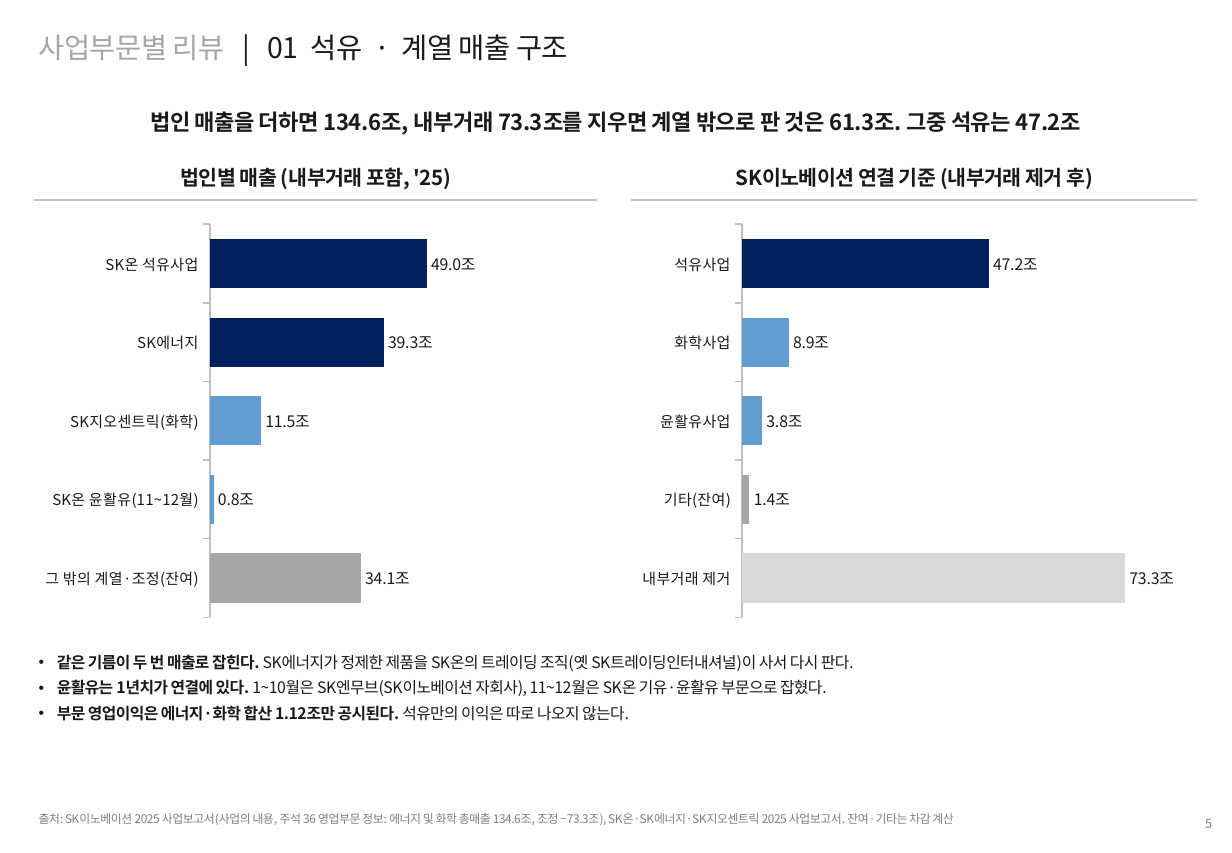
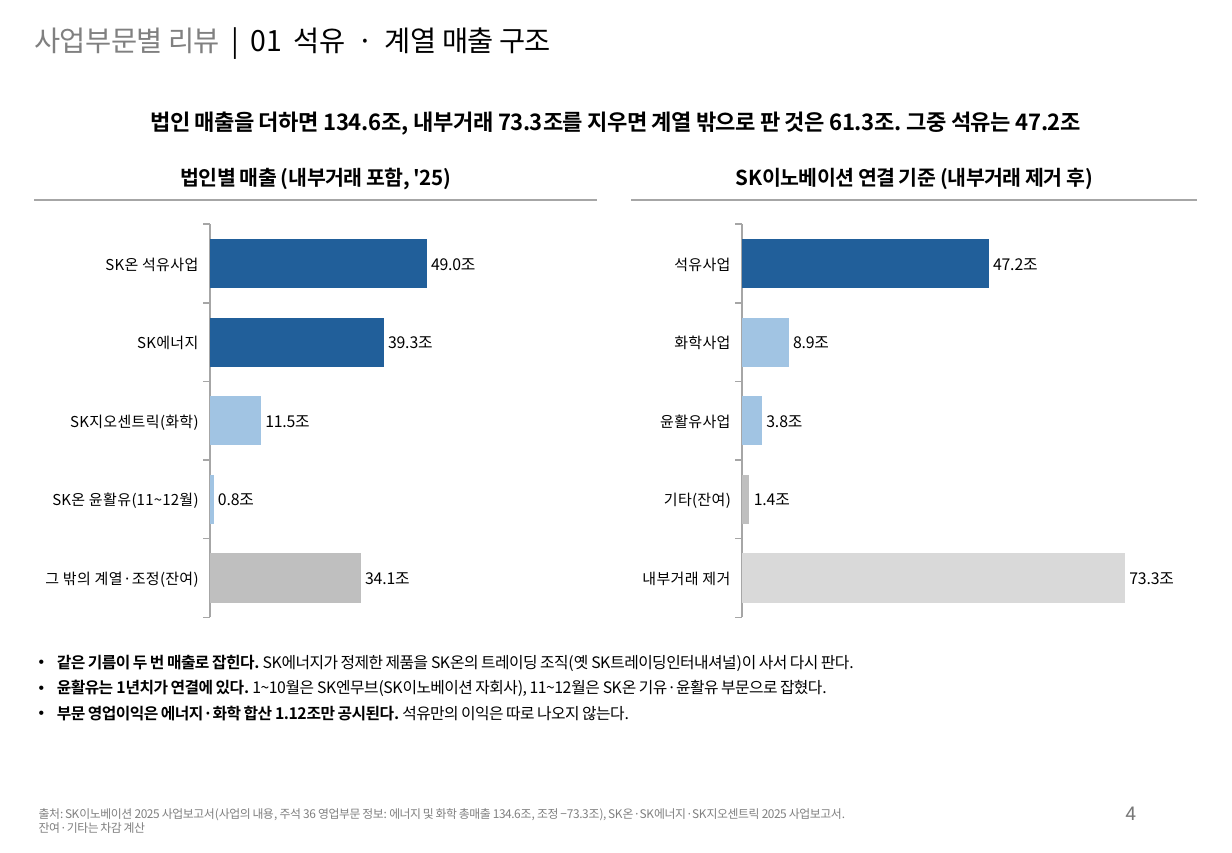
Before and after one commit to seokwon89/SKMS-TF, a slide deck: slide 5 of research/headcount/ppt/SKI계열_Cold_Eye_Review.pptx. Drawn at 1232x853 pixels with LibreOffice and Linux fonts; fonts in the diff are those of the drawing. Boxes give left, top, right and bottom in pixels: in the first picture for what was removed or moved away, otherwise in the second. Text is boxed around its words. In the diff, an @@ line names an element or a change of style, - is before the commit and + after.

```diff
--- a/research/headcount/ppt/SKI계열_Cold_Eye_Review.pptx
+++ b/research/headcount/ppt/SKI계열_Cold_Eye_Review.pptx
@@ text "사업부문별 리뷰 | 01 석유 ..." at box(34, 27, 551, 54): text colour #A6A6A6 to #808080 in "사업부문별 리뷰"; text colour #1A1A1A to #000000 in "| 01 석유 · 계열 매출 구조" @@
@@ line (34, 200) - (597, 200): stroke #BFBFBF 1 pt to #A6A6A6 1 pt @@
@@ line (631, 200) - (1198, 200): stroke #BFBFBF 1 pt to #A6A6A6 1 pt @@
@@ bar chart at box(34, 216, 597, 626) @@
@@ data labels of Series 1 changed @@
@@ colours of single points changed @@
@@ category axis changed @@
@@ bar chart at box(631, 216, 1198, 626) @@
@@ data labels of Series 1 changed @@
@@ colours of single points changed @@
@@ category axis changed @@
@@ text colour #1A1A1A to #000000 in 4 elements at box(150, 111, 1081, 135), box(180, 167, 451, 189), box(736, 167, 1092, 189), box(57, 654, 854, 721) @@
@@ text "출처: SK이노베이션 2025 사업보고서(사업의 내용, ..." at box(39, 808, 845, 833): text colour #7F7F7F to #808080; vertical alignment top to bottom @@
@@ page number added at box(1125, 806, 1136, 820), 12 pt, text #797979 @@
+4
@@ text removed at box(1205, 819, 1212, 828) @@
-5
```
Also in this commit, not shown: 12 other slides changed, 2 other files.
